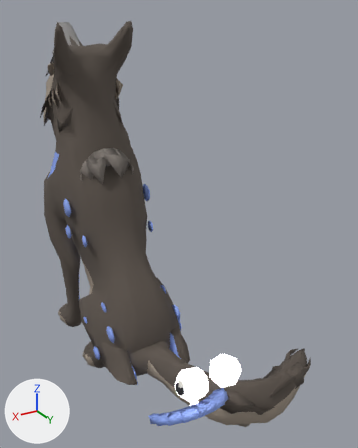
One commit to the glTF model game/assets/genius/forms/wolf-moon-reader.glb: the scene before it, then after it.
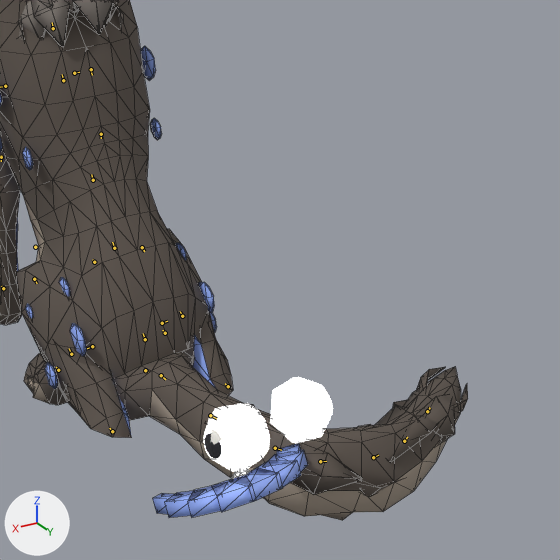
Old and new are each drawn whole from a 50 mm camera at (0.439, 1.096, 0.85) aimed at (-0.127, 0.151, 0.378) and again close up on the part from 20% to 100% of the width and 36% to 100% of the height. The lights are fixed; the arrows at lower left show +X, +Y and +Z. The older version's two pictures come first. Both versions are drawn at frame 48 of the action 'rest'; the numbers are the values there. The bones that change, and the others that lie on the model, are drawn over the model as lines in the close-ups. The close-ups show mesh edges as thin lines.

In view in the first close-up: 'Wolf', 'blink_eye_l', 'blink_eye_r', 'bob_crescent'.
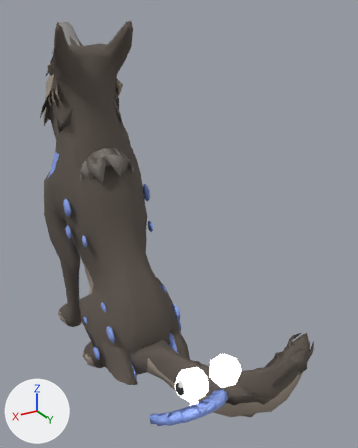
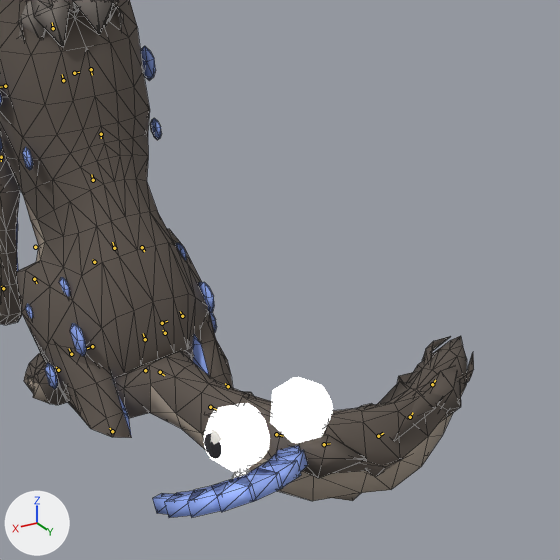
What differs and where, as boxes [x1, y1, x2, y2] in the close-ups (560 x 560 px):
'Wolf', posed: before [0, 0, 468, 520]; after [0, 0, 474, 501]
bone 'Tail2', root to tip: before (161, 375) to (165, 379); after (160, 372) to (164, 375)
bone 'Tail3', root to tip: before (210, 415) to (216, 418); after (210, 407) to (216, 409)
bone 'Tail5', root to tip: before (320, 461) to (326, 461); after (324, 444) to (330, 443)
bone 'Tail6', root to tip: before (373, 457) to (378, 455); after (378, 436) to (383, 433)
bone 'Tail7', root to tip: before (404, 441) to (407, 437); after (410, 417) to (413, 412)

The edits, one by one:
Bone 'Tail1' (bone_tail1) turns from (77, 0, 0) to (83, 0, 0) degrees about its own x, y and z.
Bone 'Tail2' (bone_tail2) turns from (-1, -4, 18) to (0, -2, 18) degrees about its own x, y and z.
Bone 'Tail3' (bone_tail3) turns from (-1, -5, 18) to (0, -3, 18) degrees about its own x, y and z.
Bone 'Tail5' (bone_tail5) turns from (-1, -3, 20) to (0, -1, 20) degrees about its own x, y and z.
Bone 'Tail6' (bone_tail6) turns from (0, 0, 18) to (0, 2, 18) degrees about its own x, y and z.
Bone 'Tail7' (bone_tail7) turns from (0, 1, 18) to (0, 3, 18) degrees about its own x, y and z.
